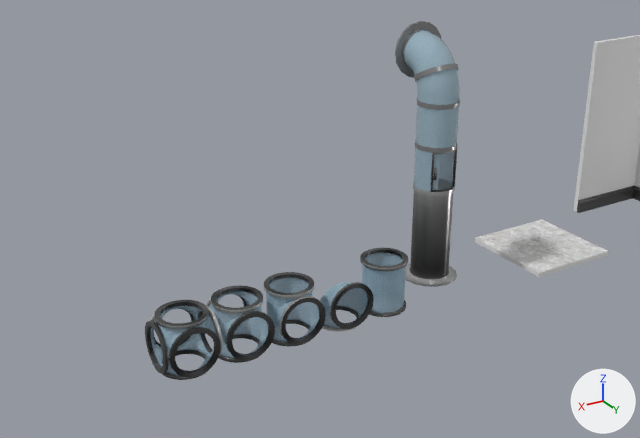
An edit to the glTF model Models/GridMapTest/GridAtlas.glb, drawn before and after from the same camera.
Before and after are seen from a 50 mm lens placed at (13.1, 12.53, 8.09), pointed at (6.5, 1.55, 2.6). Arrows for +X, +Y and +Z are at lower right; the lights stay in place. Where no turn or scale is listed for an object, it has been applied to the vertices.

Script lines for the objects in view, before the commit:
```python
me_cube_002 = bpy.data.meshes.new('Cube.002')
me_cube_002.from_pydata(...)  # 36 vertices, 68 faces; spans x -1.0..1.0, y -1.0..1.0, z 0.0..4.0
# faces by material slot: [38, 30]
me_cube_002.materials.append(mat_wall)  # white #e7e7e7
me_cube_002.materials.append(mat_trim)  # picture img_metaltexture
me_cube_003 = bpy.data.meshes.new('Cube.003')
me_cube_003.from_pydata(...)  # 8 vertices, 12 faces; spans x -1.0..1.0, y -1.0..1.0, z -0.1..0.0
# faces by material slot: [2, 10]
me_cube_003.materials.append(mat_concrete)  # picture img_concretetexture
me_cube_003.materials.append(mat_wall)  # white #e7e7e7
me_cylinder_006 = bpy.data.meshes.new('Cylinder.006')
me_cylinder_006.from_pydata(...)  # 1276 vertices, 2560 faces; spans x -0.439..0.439, y -0.5..0.5, z -0.5..0.5
# faces by material slot: [2048, 512]
me_cylinder_006.materials.append(mat_metal1)  # picture img_metaltexture
me_cylinder_006.materials.append(mat_glass)
ob_floor = bpy.data.objects.new('Floor', me_cube_003)
ob_floor.location = (0.0, 0.0, 0.0)
ob_tube_cross = bpy.data.objects.new('Tube.Cross', me_cylinder_006)
ob_tube_cross.location = (7.5, 0.5, 0.5)
ob_wall_corner = bpy.data.objects.new('Wall-Corner', me_cube_002)
ob_wall_corner.location = (-3.0, 0.0, 0.0)
# also in view: 'Tube.Omni' at (8.5, 0.5, 0.5); 'Tube.Straight' at (4.5, 0.5, 0.5); 'Tube.Corner' at (5.5, 0.53, 0.47); 'Tube.T' at (6.5, 0.53, 0.5); 'Pipe' at (3.01, -0.16, 3.36)
```
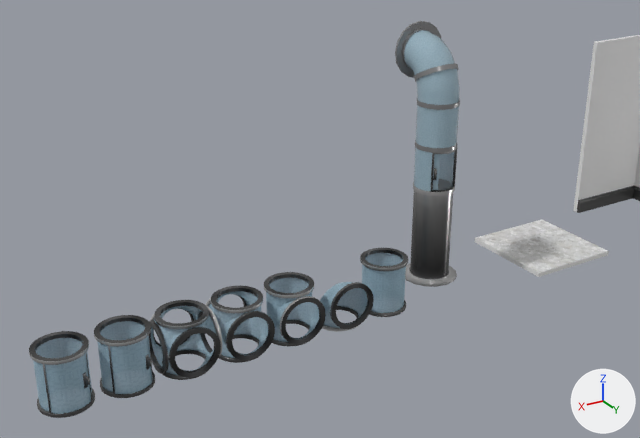
Commit message: GridMapUpdate (Replace Items with interactable ones)

Where the change shows, as pixel boxes (x1, y1, x2, y2) in the pictures (640 x 438 px):
'Tube.StraightDoorGridItem', added
    after: (29, 331, 95, 418)
    faces in mat_glass: (33, 338, 92, 414)
    faces in mat_metal1 (picture img_metaltexture): (29, 331, 95, 418)
'Cylinder.002', added
    after: (94, 315, 155, 398)
    faces in mat_glass: (97, 321, 152, 394)
    faces in mat_metal1 (picture img_metaltexture): (94, 315, 155, 398)

Edits to the bpy script that builds the scene:
```text
Add me_cylinder_004:
    me_cylinder_004.from_pydata(...)  # 890 vertices, 1784 faces; spans x -0.439..0.439, y -0.439..0.439, z -0.5..0.5
    # faces by material slot: [1312, 472]
    me_cylinder_004.materials.append(mat_metal1)  # picture img_metaltexture
    me_cylinder_004.materials.append(mat_glass)
Add me_cylinder_002:
    me_cylinder_002.from_pydata(...)  # 890 vertices, 1784 faces; spans x -0.439..0.439, y -0.439..0.439, z -0.5..0.5
    # faces by material slot: [1312, 472]
    me_cylinder_002.materials.append(mat_metal1)  # picture img_metaltexture
    me_cylinder_002.materials.append(mat_glass)
Add ob_tube_straightdoorgriditem:
    ob_tube_straightdoorgriditem = bpy.data.objects.new('Tube.StraightDoorGridItem', me_cylinder_004)
    ob_tube_straightdoorgriditem.location = (10.5, 0.5, 0.5)
Add ob_cylinder_002:
    ob_cylinder_002 = bpy.data.objects.new('Cylinder.002', me_cylinder_002)
    ob_cylinder_002.location = (9.5, 0.5, 0.5)
```
